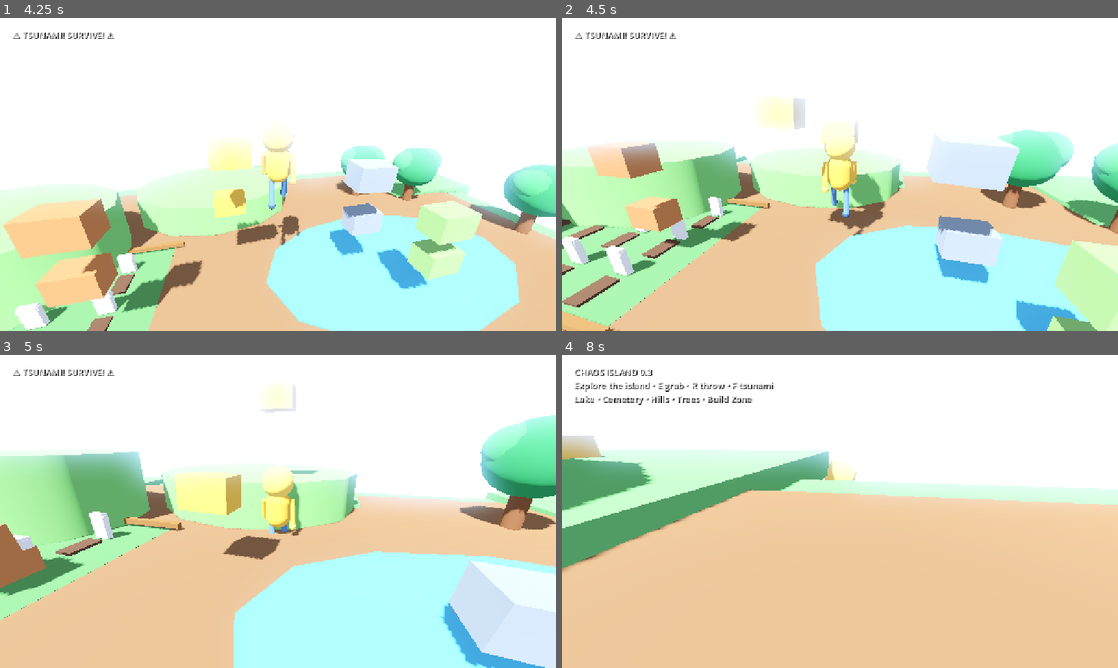
Above: before the commit, frames 1-4 (two rows, left to right).
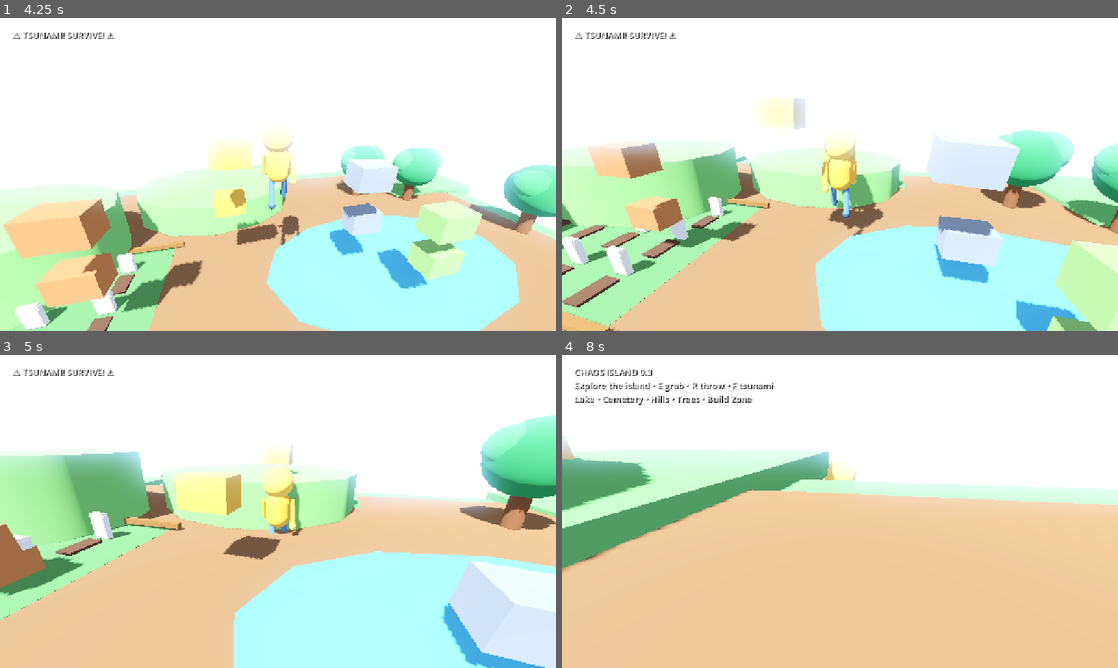
Above: after the commit, the same moments.

Repository: manojoffl-git/chaos-island-build
Game: Godot game, scene res://scenes/Main.tscn
Same seed, same stepped clock (60 frames per second), same inputs: the game is played once before the commit and once after it.
Inputs (mouse positions are in pixels of both pictures, inside the frame that each line leads up to):
- Up to frame 1 (4.25 s): tap Enter at 0.5 s; move the mouse to (305, 174) at 0.52 s; hold W (move_forward) from 0.53 s (still down); tap R (throw) at 0.6, 1.55, 2.1, 3.05, 3.6 s; click (305, 174) at 0.67 s; tap Space (jump) at 0.77, 1.52, 3.02, 3.77 s; move the mouse to (250, 174) at 1.27 s; tap E (grab) at 1.35 s; move the mouse to (289, 168) at 2.02 s; move the mouse to (272, 180) at 2.77 s; tap F at 2.85 s; click (272, 180) at 2.92 s; move the mouse to (316, 177) at 3.52 s
- Up to frame 2 (4.5 s): keep holding W (move_forward); move the mouse to (795, 171) at 4.27 s; tap E (grab) at 4.35 s
- Up to frame 3 (5 s): keep holding W (move_forward); tap Space (jump) at 4.52 s; tap R (throw) at 4.55 s
- Up to frame 4 (8 s): move the mouse to (845, 511) at 5.02 s; tap R (throw) at 5.1, 6.05, 6.6, 7.55 s; click (845, 511) at 5.17 s; move the mouse to (817, 505) at 5.77 s; release W (move_forward) at 5.78 s; hold D (move_right) 5.78-6.53 s; tap F at 5.85 s; tap Space (jump) at 6.02, 6.77, 7.52 s; move the mouse to (867, 511) at 6.52 s; hold W (move_forward) from 6.53 s (still down); move the mouse to (812, 511) at 7.27 s; tap E (grab) at 7.35 s; click (812, 511) at 7.42 s

Frame 1 is identical in both runs. In frame 2, 0.5% of the frame differs, in the area x 46-59%, y 32-62%; in frame 3, 0.5%; in frame 4, 0.6%, in the area x 0-8%, y 25-37%.

Commit message:
Fix held object following player and throw origin

Diff:
--- a/scripts/player.gd
+++ b/scripts/player.gd
@@ -172,12 +172,16 @@
         walk_time = 0.0
 
     # Tap E once to grab. Tap E again to drop. No holding required.
-    # R throws the currently held object.
+    # While held, the object follows the player every physics frame.
+    # R throws the held object from the player's current position.
     if Input.is_action_just_pressed("grab"):
         if held == null:
             grab_nearest_block()
         else:
             release_block()
+
+    if held != null:
+        move_held_block()
 
     if Input.is_action_just_pressed("throw") and held != null:
         throw_block()
@@ -207,6 +211,8 @@
     if not is_instance_valid(held):
         held = null
         return
+    # Recalculate the held position from the player's current transform,
+    # so it follows correctly while walking and turning.
     held.global_position = global_position + (-global_transform.basis.z * 2.0) + Vector3.UP * 1.25
     held.global_rotation = Vector3.ZERO
 
@@ -222,6 +228,8 @@
     if not is_instance_valid(held):
         held = null
         return
+    # Make sure the object is at the player's current hand position before throwing.
+    move_held_block()
     var block: RigidBody3D = held
     held = null
     block.freeze = false
